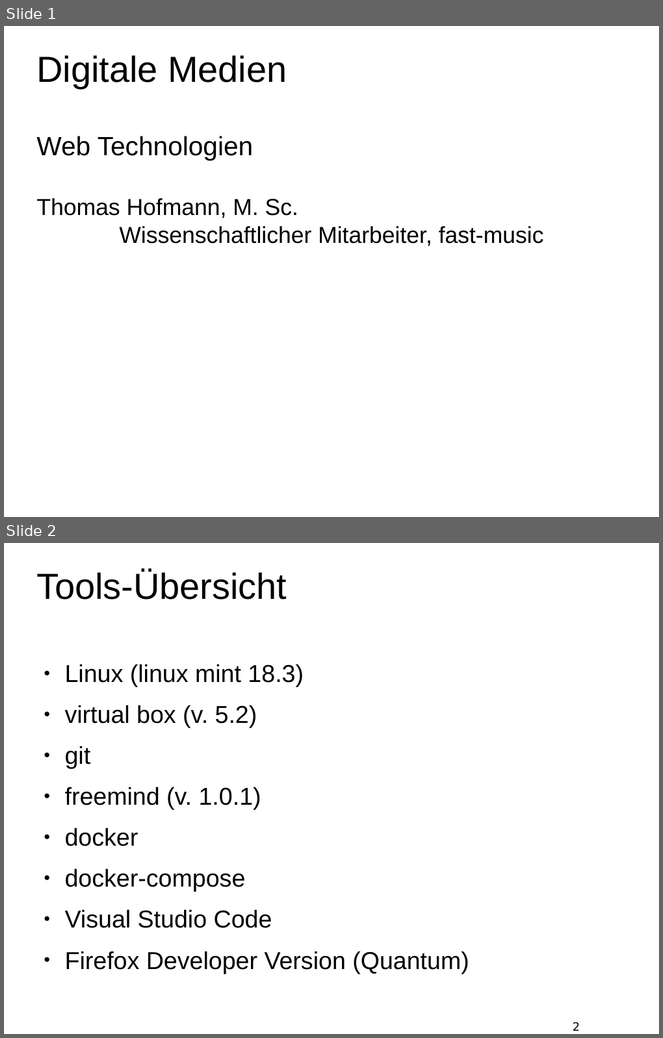
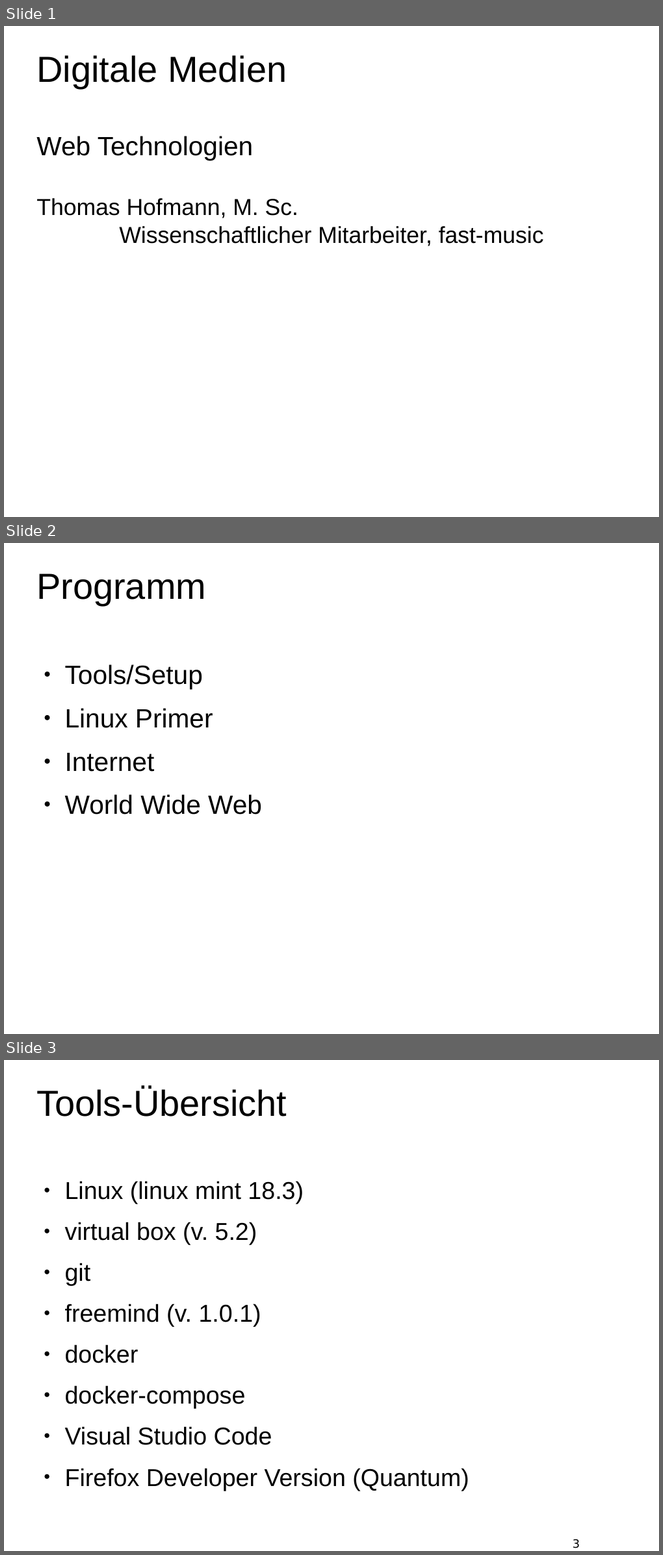
Before and after one commit to t-hofmann/digitale-medien-ws2018, a slide deck: Webtechnologien.odp. Shown one above the other, each under a label of ours: slides 1 and 2 before the commit, slides 1, 2 and 3 after it. The pictures are 663x1038 and 663x1555 pixels, drawn with LibreOffice and Linux fonts; fonts in the diff are those of the drawing; background and template pictures are left out. Boxes give left, top, right and bottom in pixels: in the first picture for what was removed or moved away, otherwise in the second. Text is boxed around its words. In the diff, an @@ line names an element or a change of style, - is before the commit and + after.

```diff
--- a/Webtechnologien.odp
+++ b/Webtechnologien.odp
@@ slide 2 added at [4,543,659,1034], background #FFFFFF @@
@@ title added at [36,574,206,605], 44 pt, text #000000 @@
+Programm
@@ text added at [65,665,262,815], 32 pt, text #000000 @@
+● Tools/Setup
+● Linux Primer
+● Internet
+● World Wide Web
@@ what was slide 2 is now slide 3 @@
@@ page number at [573,1540,580,1549]: text changed @@
-2
+3
```
Also in this commit, not shown: 1 slide changed, 1 other file.
